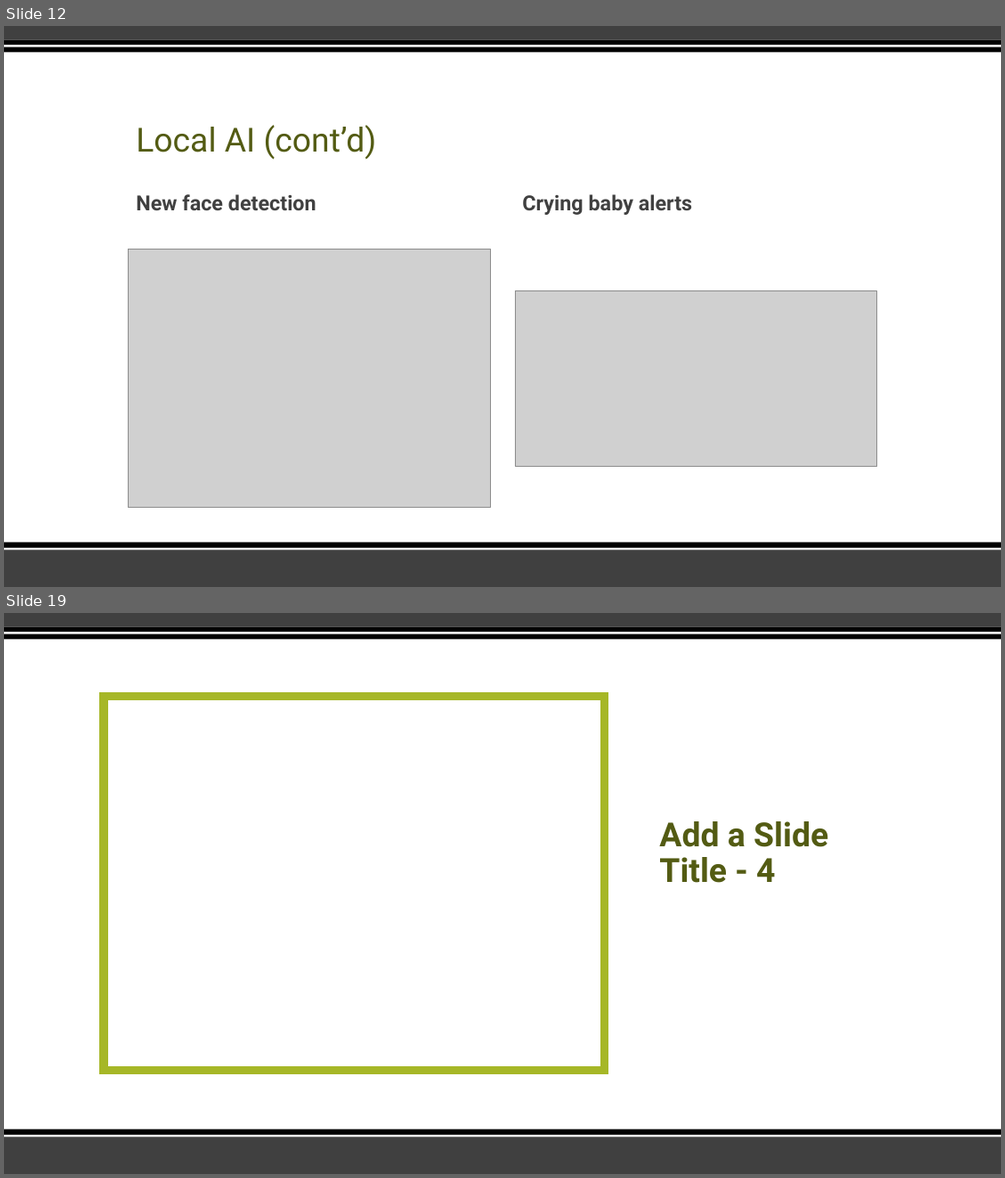
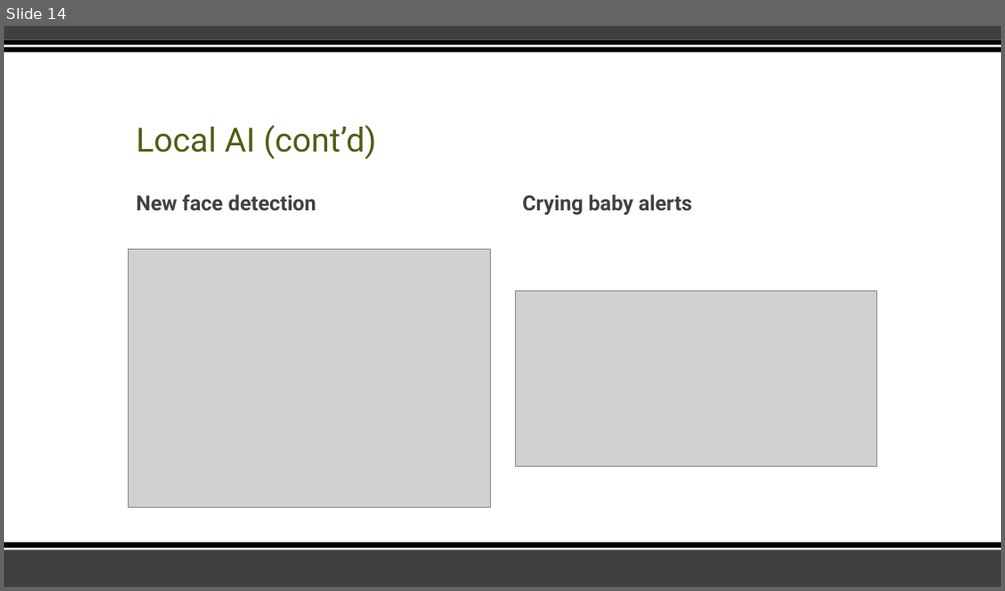
Before and after one commit to Cy-EF0510/Vanier, a slide deck: Semester 7 Fall 2026/IOT/Assignments/HomeAgent.pptx. Shown one above the other, each under a label of ours: slides 12 and 19 before the commit, slide 14 after it; the slides between them are not shown. The pictures are 1005x1178 and 1005x591 pixels, drawn with LibreOffice and Linux fonts; fonts in the diff are those of the drawing; grey boxes stand for pictures. Boxes give left, top, right and bottom in pixels: in the first picture for what was removed or moved away, otherwise in the second. Text is boxed around its words. In the diff, an @@ line names an element or a change of style, - is before the commit and + after.

```diff
--- a/Semester 7 Fall 2026/IOT/Assignments/HomeAgent.pptx
+++ b/Semester 7 Fall 2026/IOT/Assignments/HomeAgent.pptx
@@ slide 19 removed at (4, 613, 1001, 1174), background #FFFFFF; not listed: 6 template elements that a slide beside it also shows @@
@@ rectangle removed at (104, 696, 605, 1070) @@
@@ title removed at (659, 821, 828, 883) @@
-Add a Slide Title - 4
@@ what was slide 12 is now slide 14 @@
```
Also in this commit, not shown: 3 slides changed, 8 slides added, 7 other slides removed.
